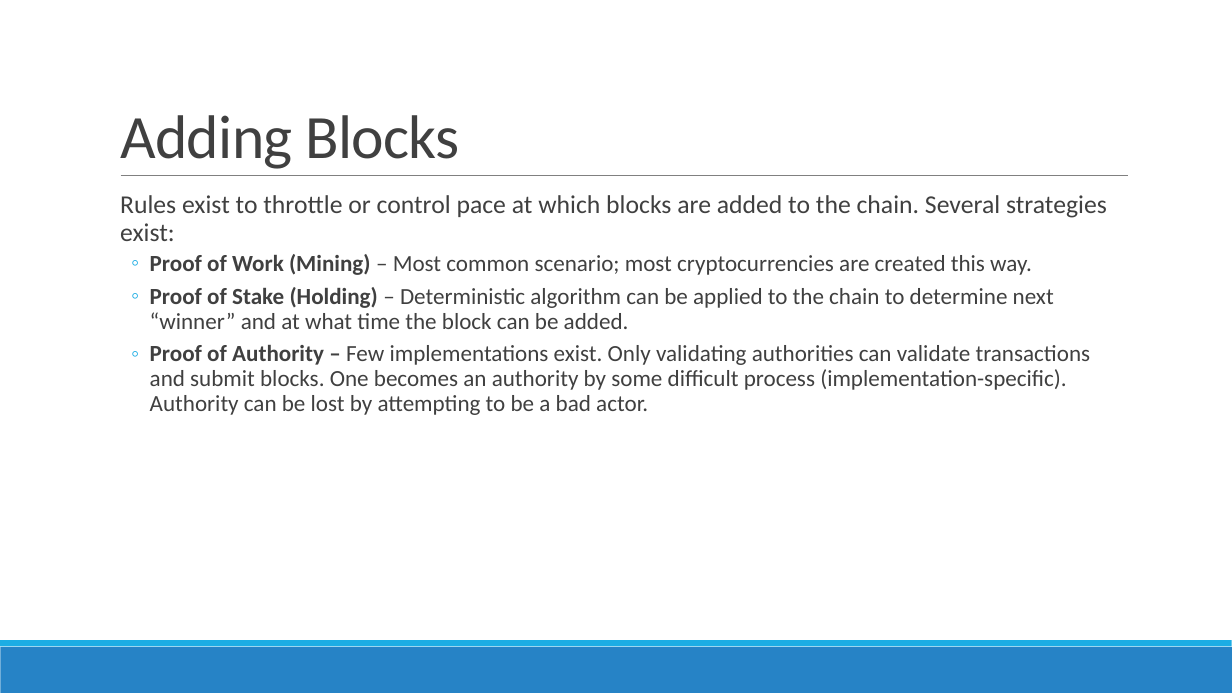
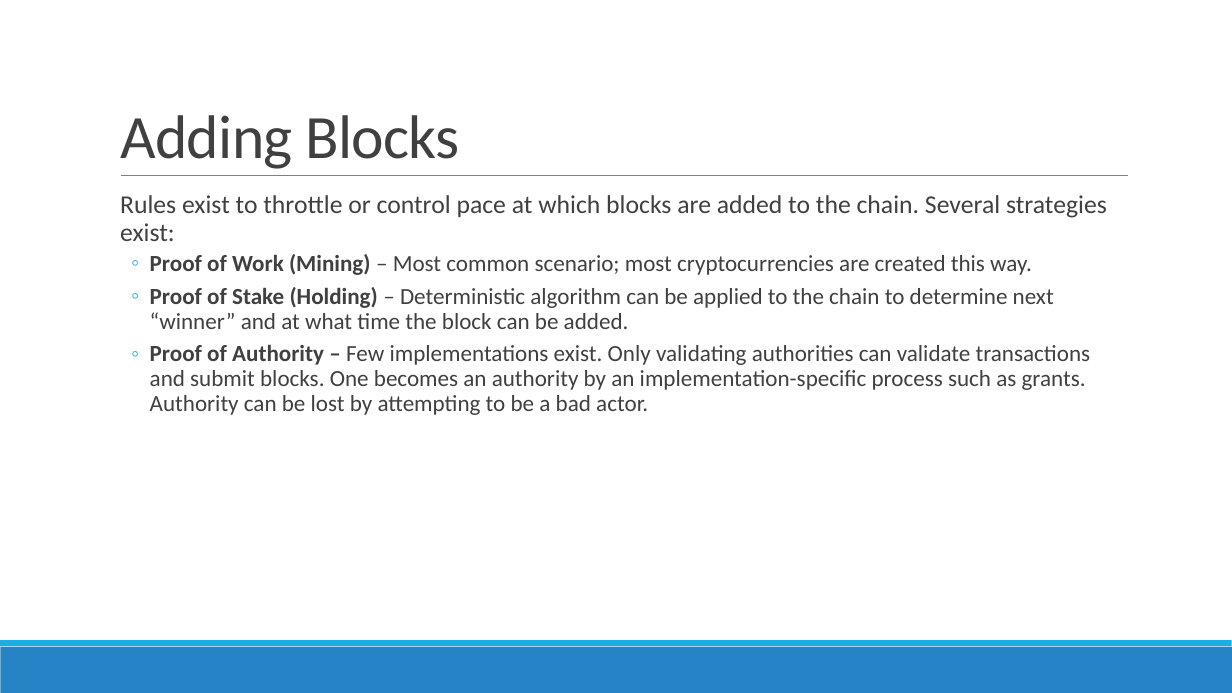
Before and after one commit to ondrejbalas/blockchain, a slide deck: slide 34 of Slides.pptx (slide 33 before the commit). Drawn at 1232x693 pixels with LibreOffice and Linux fonts; fonts in the diff are those of the drawing. Boxes give left, top, right and bottom in pixels: in the first picture for what was removed or moved away, otherwise in the second. Text is boxed around its words. In the diff, an @@ line names an element or a change of style, - is before the commit and + after.

```diff
--- a/Slides.pptx
+++ b/Slides.pptx
@@ text at <box>150,345,1091,415</box>: text changed @@
-  ◦ Proof of Authority – Few implementations exist. Only validating authorities can validate transactions and submit blocks. One becomes an authority by some difficult process (implementation-specific). Authority can be lost by attempting to be a bad actor.
+  ◦ Proof of Authority – Few implementations exist. Only validating authorities can validate transactions and submit blocks. One becomes an authority by an implementation-specific process such as grants. Authority can be lost by attempting to be a bad actor.
```
Also in this commit, not shown: 3 other slides changed, 1 slide added, 3 other files.
